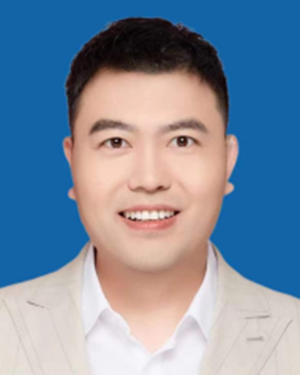
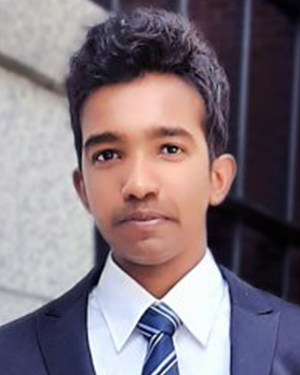
Comparing the layer stacks of the two 300×375 images. Changes:
added layer "paul" above "lyuyang" over [0, 0, 300, 375]
hid "lyuyang" over [0, 0, 300, 375]
